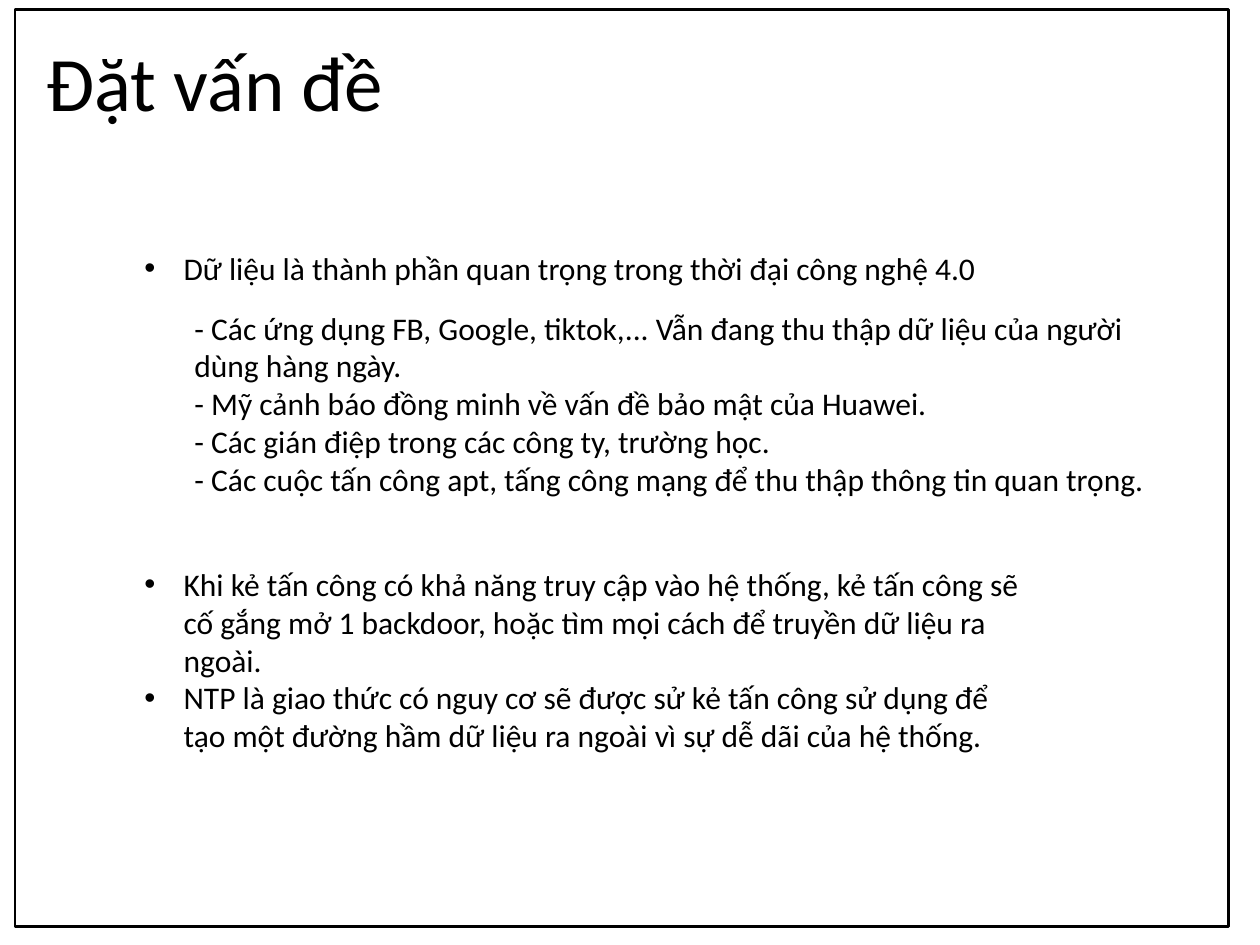
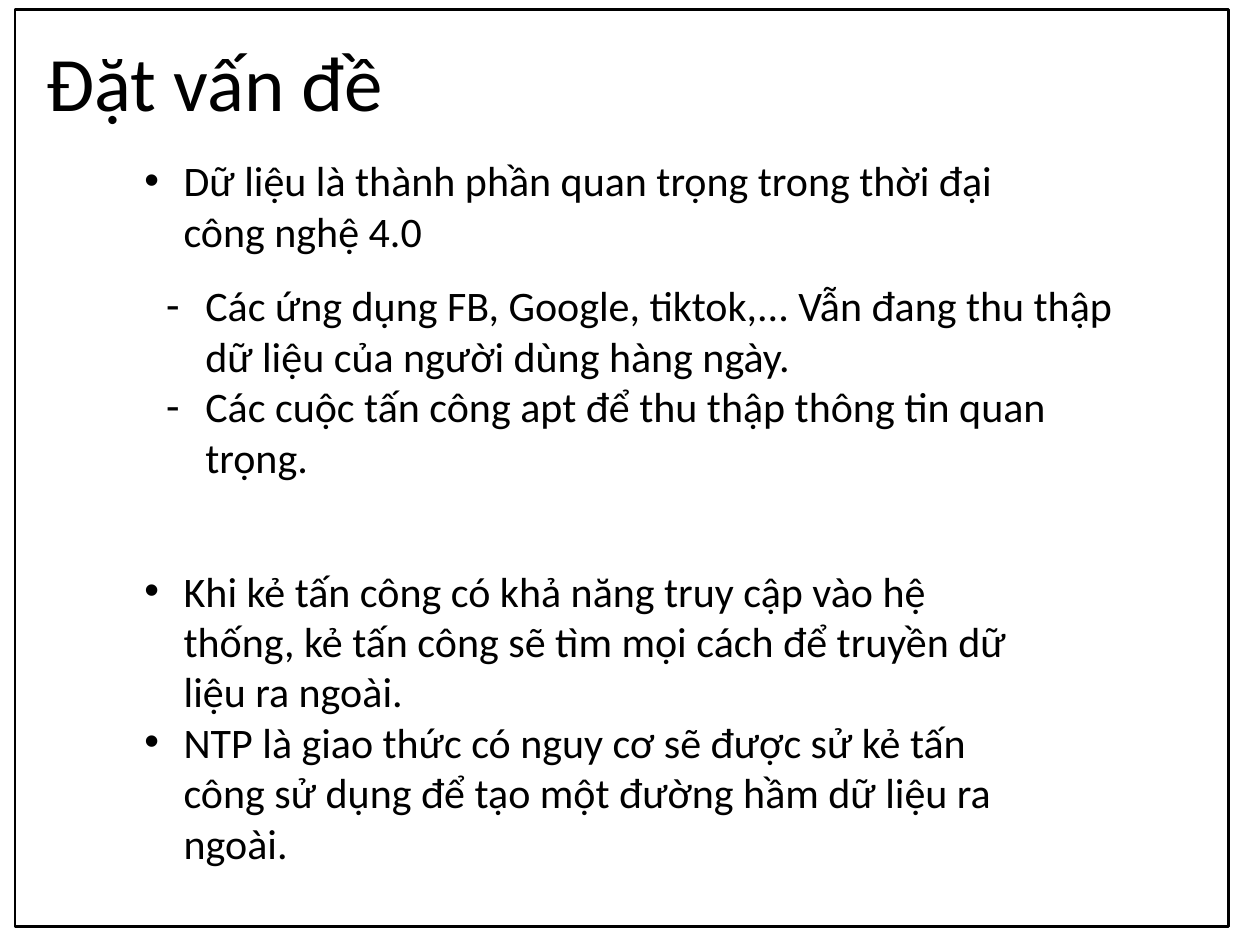
Before and after one commit to apkadmin/doan, a slide deck: slide 3 of Kỹ-thuật-khai-thác-giao-thức-Network-Time.pptx (slide 2 before the commit). Drawn at 1260x945 pixels with LibreOffice and Linux fonts; fonts in the diff are those of the drawing; background and template pictures are left out. Boxes give left, top, right and bottom in pixels: in the first picture for what was removed or moved away, otherwise in the second. Text is boxed around its words. In the diff, an @@ line names an element or a change of style, - is before the commit and + after.

```diff
--- a/Kỹ-thuật-khai-thác-giao-thức-Network-Time.pptx
+++ b/Kỹ-thuật-khai-thác-giao-thức-Network-Time.pptx
@@ text "Dữ liệu là thành phần ...": place and size @@
-text "Dữ liệu là thành phần ..." at bbox=[184, 256, 975, 286]
+text "Dữ liệu là thành phần ..." at bbox=[184, 164, 992, 255]
@@ text "Dữ liệu là thành phần ..." at bbox=[184, 164, 992, 255]: size 18 to 24 pt @@
@@ text at bbox=[205, 287, 1112, 481]: text changed; size 18 to 24 pt @@
-- Các ứng dụng FB, Google, tiktok,... Vẫn đang thu thập dữ liệu của người dùng hàng ngày.
-- Mỹ cảnh báo đồng minh về vấn đề bảo mật của Huawei.
-- Các gián điệp trong các công ty, trường học.
-- Các cuộc tấn công apt, tấng công mạng để thu thập thông tin quan trọng.
+– Các ứng dụng FB, Google, tiktok,... Vẫn đang thu thập dữ liệu của người dùng hàng ngày.
+– Các cuộc tấn công apt để thu thập thông tin quan trọng.
@@ text at bbox=[184, 575, 1005, 867]: text changed; size 18 to 24 pt @@
-• Khi kẻ tấn công có khả năng truy cập vào hệ thống, kẻ tấn công sẽ cố gắng mở 1 backdoor, hoặc tìm mọi cách để truyền dữ liệu ra ngoài.
-• NTP là giao thức có nguy cơ sẽ được sử kẻ tấn công sử dụng để tạo một đường hầm dữ liệu ra ngoài vì sự dễ dãi của hệ thống.
+• Khi kẻ tấn công có khả năng truy cập vào hệ thống, kẻ tấn công sẽ tìm mọi cách để truyền dữ liệu ra ngoài.
+• NTP là giao thức có nguy cơ sẽ được sử kẻ tấn công sử dụng để tạo một đường hầm dữ liệu ra ngoài.
```
Also in this commit, not shown: 5 other slides changed, 2 other files.
